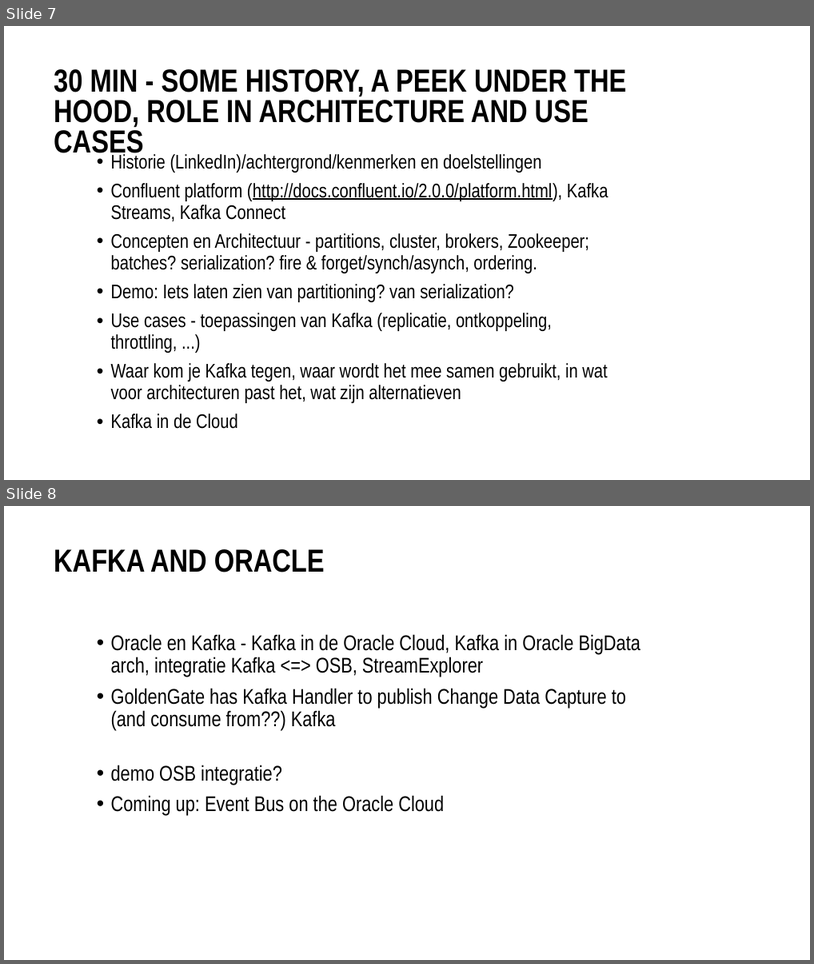
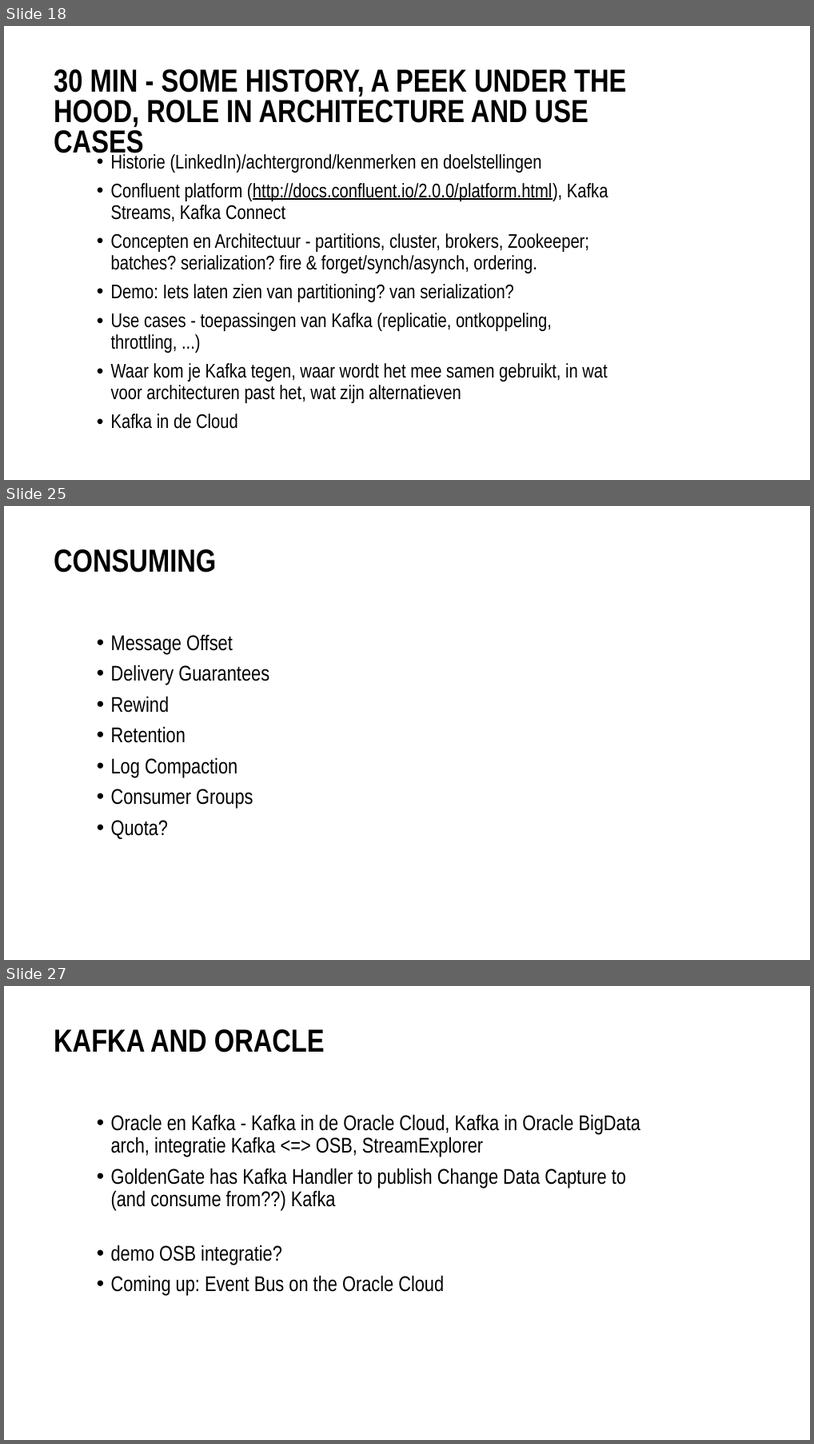
Before and after one commit to MaartenSmeets/kafka-workshop, a slide deck: Kafka_SIG_09feb2017.pptx. Shown one above the other, each under a label of ours: slides 7 and 8 before the commit, slides 18, 25 and 27 after it; the slides between them are not shown. The pictures are 814x964 and 814x1444 pixels, drawn with LibreOffice and Linux fonts; fonts in the diff are those of the drawing; background and template pictures are left out. Boxes give left, top, right and bottom in pixels: in the first picture for what was removed or moved away, otherwise in the second. Text is boxed around its words. In the diff, an @@ line names an element or a change of style, - is before the commit and + after.

```diff
--- a/Kafka_SIG_09feb2017.pptx
+++ b/Kafka_SIG_09feb2017.pptx
@@ slide 25 added at box(4, 506, 810, 960), background #FFFFFF @@
@@ title added at box(54, 549, 216, 572), 54 pt, text #000000, bold @@
+CONSUMING
@@ text added at box(111, 634, 270, 839), 36 pt, text #000000 @@
+• Message Offset
+• Delivery Guarantees
+• Rewind
+• Retention
+• Log Compaction
+• Consumer Groups
+• Quota?
@@ what was slide 7 is now slide 18 @@
@@ what was slide 8 is now slide 27 @@
```
Also in this commit, not shown: 1 slide changed, 19 other slides added, 1 slide removed.
